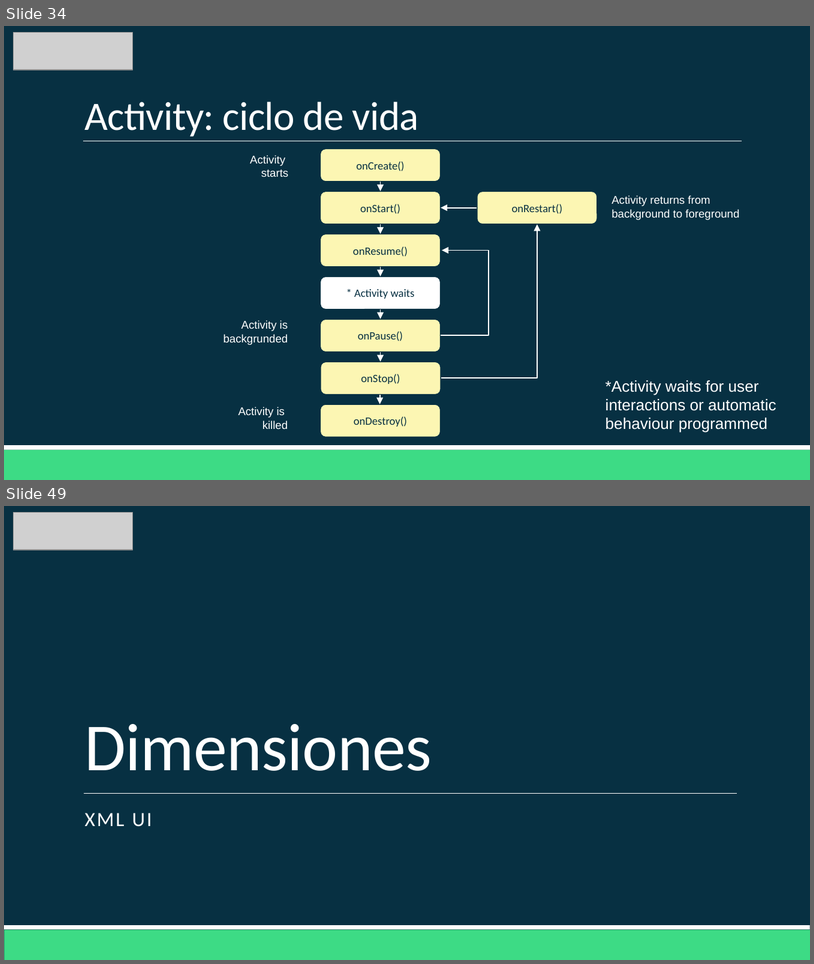
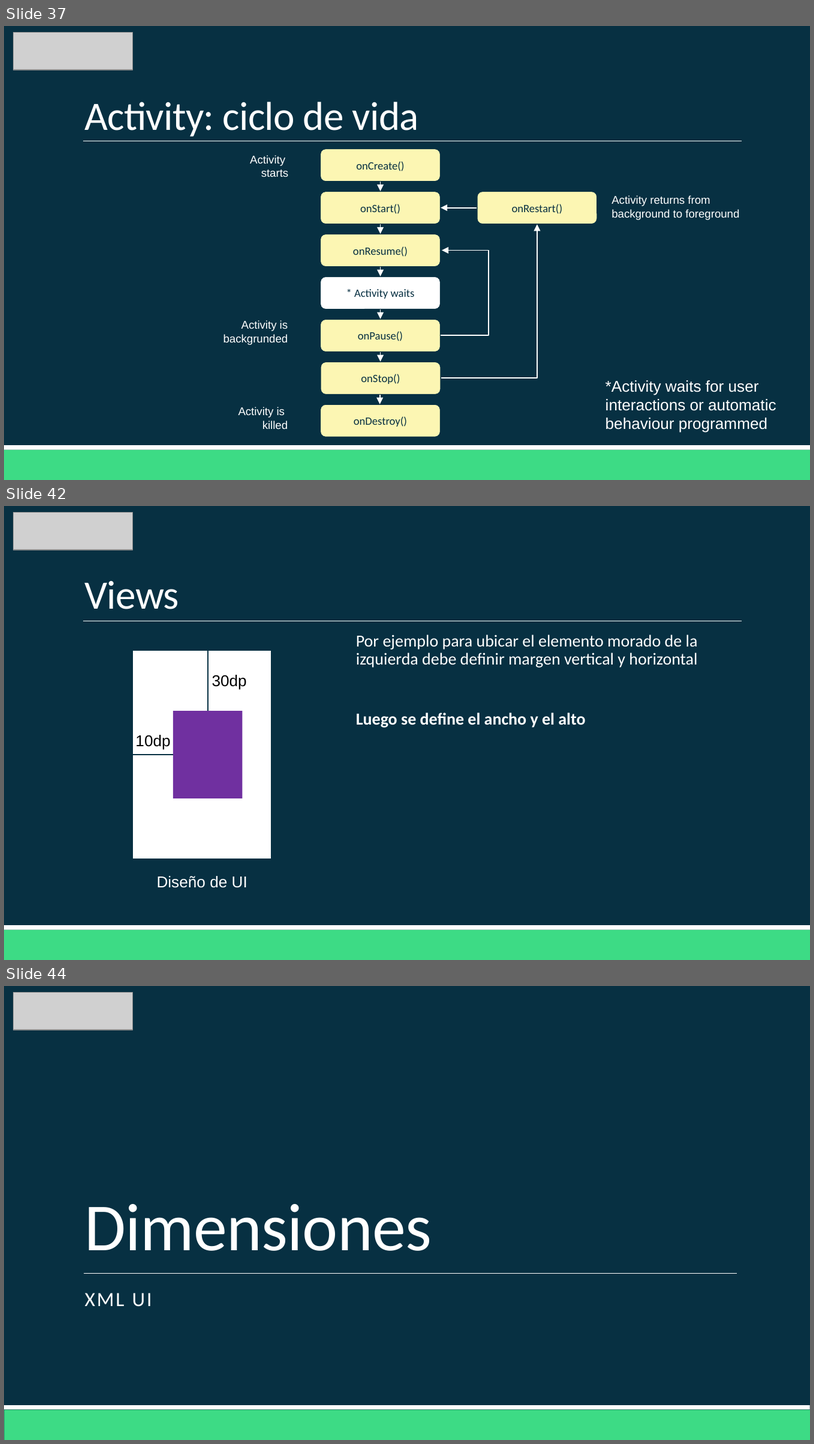
Before and after one commit to Domiciano/AppMoviles202, a slide deck: Semana 1/Clase 1 - Diagramación.pptx. Shown one above the other, each under a label of ours: slides 34 and 49 before the commit, slides 37, 42 and 44 after it; the slides between them are not shown. The pictures are 814x964 and 814x1444 pixels, drawn with LibreOffice and Linux fonts; fonts in the diff are those of the drawing; grey boxes stand for pictures. Boxes give left, top, right and bottom in pixels: in the first picture for what was removed or moved away, otherwise in the second. Text is boxed around its words. In the diff, an @@ line names an element or a change of style, - is before the commit and + after.

```diff
--- a/Semana 1/Clase 1 - Diagramación.pptx
+++ b/Semana 1/Clase 1 - Diagramación.pptx
@@ slide 42 added at [4,506,810,960], background #073042; not listed: 3 template elements that a slide beside it also shows @@
@@ picture added at [14,513,133,550] @@
@@ title added at [84,580,179,609], 36 pt, text #FFFFFF @@
+Views
@@ rectangle added at [132,649,272,859], fill #FFFFFF, outline #073042 1.25 pt @@
@@ line added from (208, 711) to (208, 643), #073042 1 pt @@
@@ text added at [356,634,698,727], 15 pt, text #FFFFFF @@
+  Por ejemplo para ubicar el elemento morado de la izquierda debe definir margen vertical y horizontal
+  Luego se define el ancho y el alto
@@ text added at [212,675,247,690], 14 pt, text #000000 @@
+30dp
@@ rectangle added at [173,711,243,799], fill #7030A0 @@
@@ text added at [135,735,170,749], 14 pt, text #000000 @@
+10dp
@@ line added from (173, 754) to (132, 754), #073042 1 pt @@
@@ text added at [157,876,248,888], 14 pt, text #FFFFFF @@
+Diseño de UI
@@ what was slide 34 is now slide 37 @@
@@ what was slide 49 is now slide 44 @@
```
Also in this commit, not shown: 6 slides changed, 18 other slides added, 15 slides removed.
